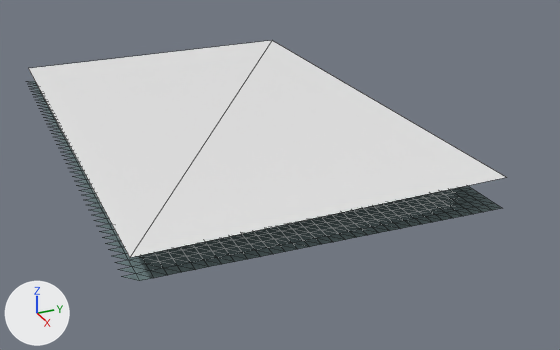
The glTF model eloria-assets/maps/continent-v2/saltsound/client/chunks/19_09/world.glb: old version first, new version second.
The view is the same before and after, from a 50 mm camera at (1042.7, 68.3, 53.4) aimed at (915.2, 125.7, -10.3). The lights are fixed; the arrows at lower left show +X, +Y and +Z. The picture after the commit comes second. Mesh edges are drawn as thin lines. Where no turn or scale is listed for an object, it has been applied to the vertices. Vertices at exactly the same position are counted once.

Objects in the first picture: 'AuthoredGround_saltsoundBase_saltsound_19_09', 'Water_saltsound_19_09'.
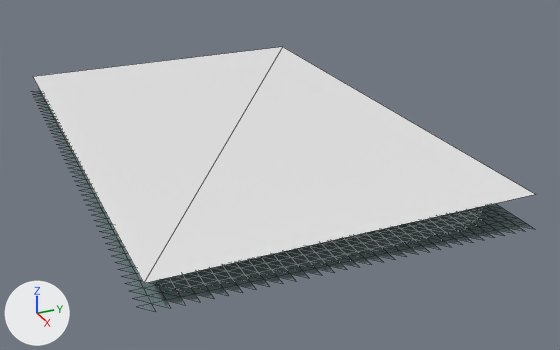
Boxes [x1, y1, x2, y2] around the edits, measured in the pictures (560 x 350 px):
'Water_saltsound_19_09', mesh moved: before [28, 40, 505, 257]; after [33, 47, 534, 283]
'AuthoredGround_saltsoundBase_saltsound_19_09', reshaped (11% taller): before [28, 81, 501, 281]; after [33, 89, 534, 311]
part 2 of me_authoredground_saltsoundbase_saltsound_19_09, added: after [126, 208, 534, 311]
part 3 of me_authoredground_saltsoundbase_saltsound_19_09, deleted (mostly hidden): before [28, 81, 39, 91]

The change, as a diff of the scene's bpy script:
```diff
--- a/eloria-assets/maps/continent-v2/saltsound/client/chunks/19_09/world.glb.py
+++ b/eloria-assets/maps/continent-v2/saltsound/client/chunks/19_09/world.glb.py
@@ me_water_saltsound_19_09 @@
 # used by ob_water_saltsound_19_09; location = (-2059.0, 6521.0, 0.0)
-me_water_saltsound_19_09.from_pydata(...)  # 4 vertices, 2 faces; spans x 2915.0..3011.0, y -6434.0..-6371.0, z 0.0
+me_water_saltsound_19_09.from_pydata(...)  # 4 vertices, 2 faces; spans x 2922.0..3018.0, y -6434.0..-6371.0, z 0.0
+# me_water_saltsound_19_09 part 1: the whole mesh is moved by (7.0, 0.0, 0.0)
 me_water_saltsound_19_09.materials.append(mat_water_sea)
@@ me_authoredground_saltsoundbase_saltsound_19_09 @@
 # used by ob_authoredground_saltsoundbase_saltsound_19_09; location = (-2059.0, 6521.0, 0.0)
-me_authoredground_saltsoundbase_saltsound_19_09.from_pydata(...)  # 1616 vertices, 3024 faces; spans x 2915.0..3011.0, y -6435.0..-6371.0, z -5.7..-3.2
+me_authoredground_saltsoundbase_saltsound_19_09.from_pydata(...)  # 1647 vertices, 3024 faces; spans x 2921.0..3019.0, y -6435.0..-6371.0, z -5.7..-3.3
+# me_authoredground_saltsoundbase_saltsound_19_09 part 2: 132 vertices added at x 3011.0..3019.0, y -6435.0..-6371.0, z -5.7..-3.9
+# me_authoredground_saltsoundbase_saltsound_19_09 part 3: 101 vertices removed from x 2915.0..2921.0, y -6435.0..-6371.0, z -5.1..-3.2
 me_authoredground_saltsoundbase_saltsound_19_09.materials.append(mat_authored_saltsoundbase)
```
